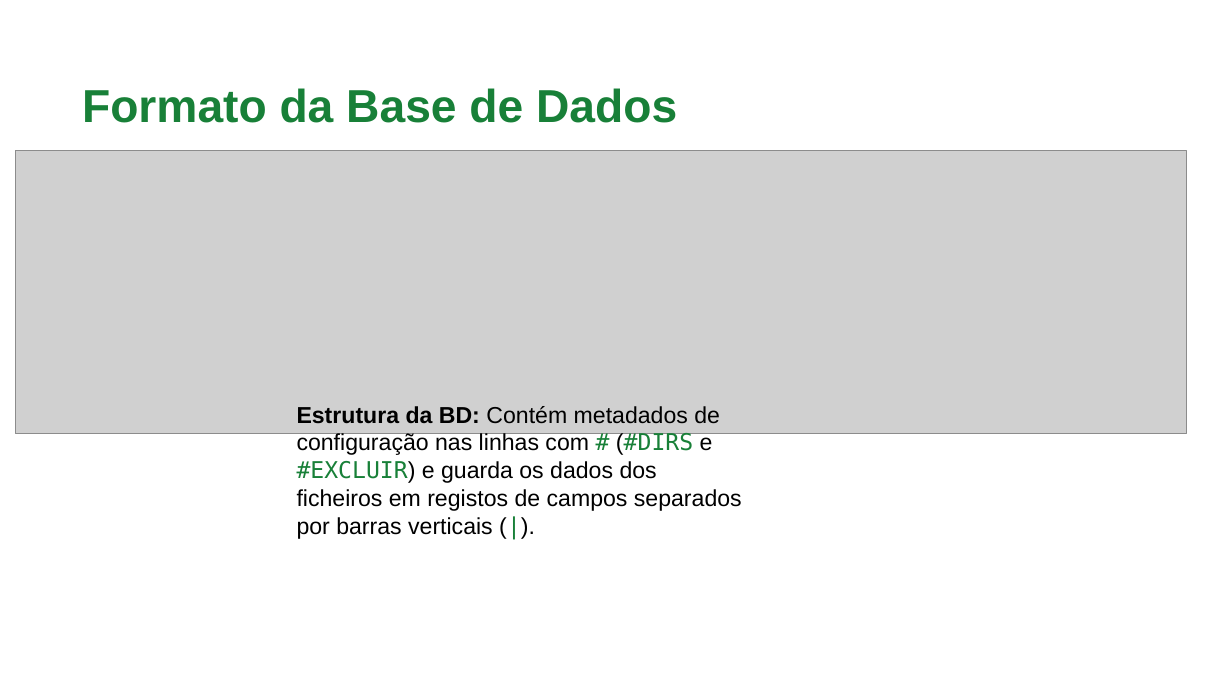
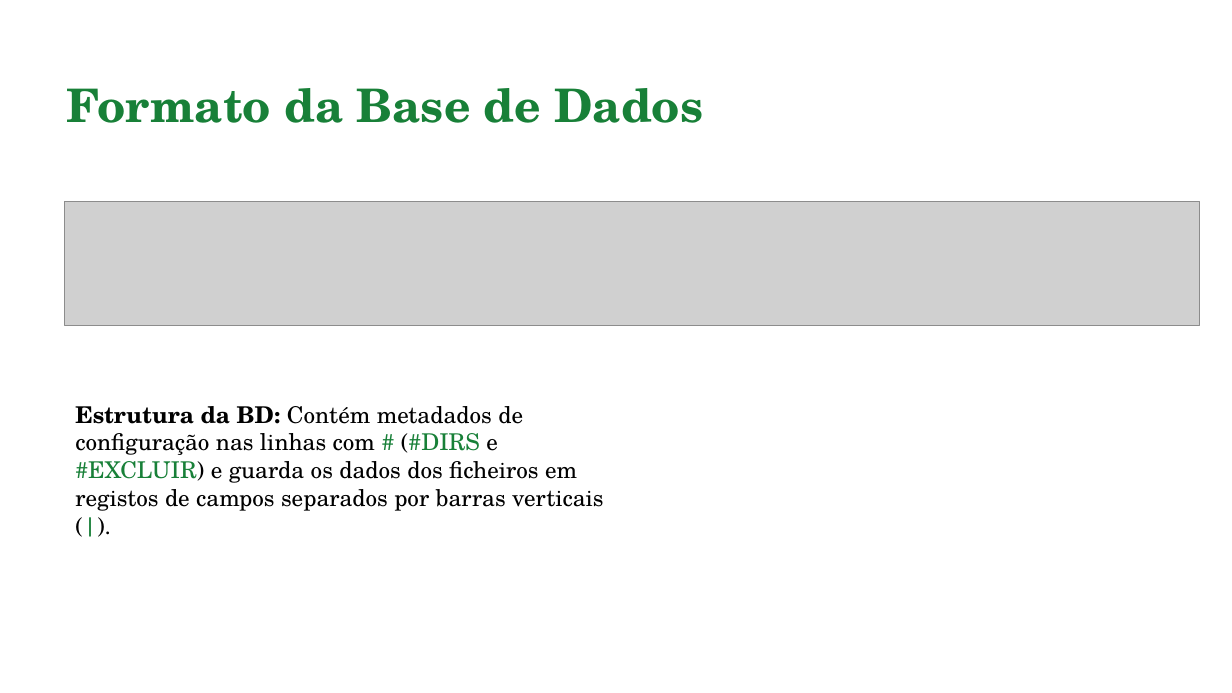
Before and after one commit to Alice678-afk/SO-Trabalho1, a slide deck: slide 4 of entrega/TrabalhoPratico1.pptx. Drawn at 1232x693 pixels with LibreOffice and Linux fonts; fonts in the diff are those of the drawing; grey boxes stand for pictures. Boxes give left, top, right and bottom in pixels: in the first picture for what was removed or moved away, otherwise in the second. Text is boxed around its words. In the diff, an @@ line names an element or a change of style, - is before the commit and + after.

```diff
--- a/entrega/TrabalhoPratico1.pptx
+++ b/entrega/TrabalhoPratico1.pptx
@@ text "Formato da Base de Dados": place and size @@
-text "Formato da Base de Dados" at bbox=[82, 88, 677, 123]
+text "Formato da Base de Dados" at bbox=[66, 88, 703, 123]
@@ text "Formato da Base de Dados" at bbox=[66, 88, 703, 123]: font Arial to TeX Gyre Schola @@
@@ picture: place and size @@
-picture at bbox=[16, 151, 1188, 433]
+picture at bbox=[65, 201, 1201, 325]
@@ text "Estrutura da BD: Contém metadados ...": place and size @@
-text "Estrutura da BD: Contém metadados ..." at bbox=[297, 406, 742, 539]
+text "Estrutura da BD: Contém metadados ..." at bbox=[75, 406, 603, 511]
@@ text "Estrutura da BD: Contém metadados ..." at bbox=[75, 406, 603, 511]: font Arial to TeX Gyre Schola in "Estrutura da BD: Contém metadados de configuração ..."; font DejaVu Sans Mono to TeX Gyre Schola in "# (#DIRS #EXCLUIR) (|)." @@
```
Also in this commit, not shown: 23 other slides changed, 5 slides added, 1 slide removed, 2 other files.
